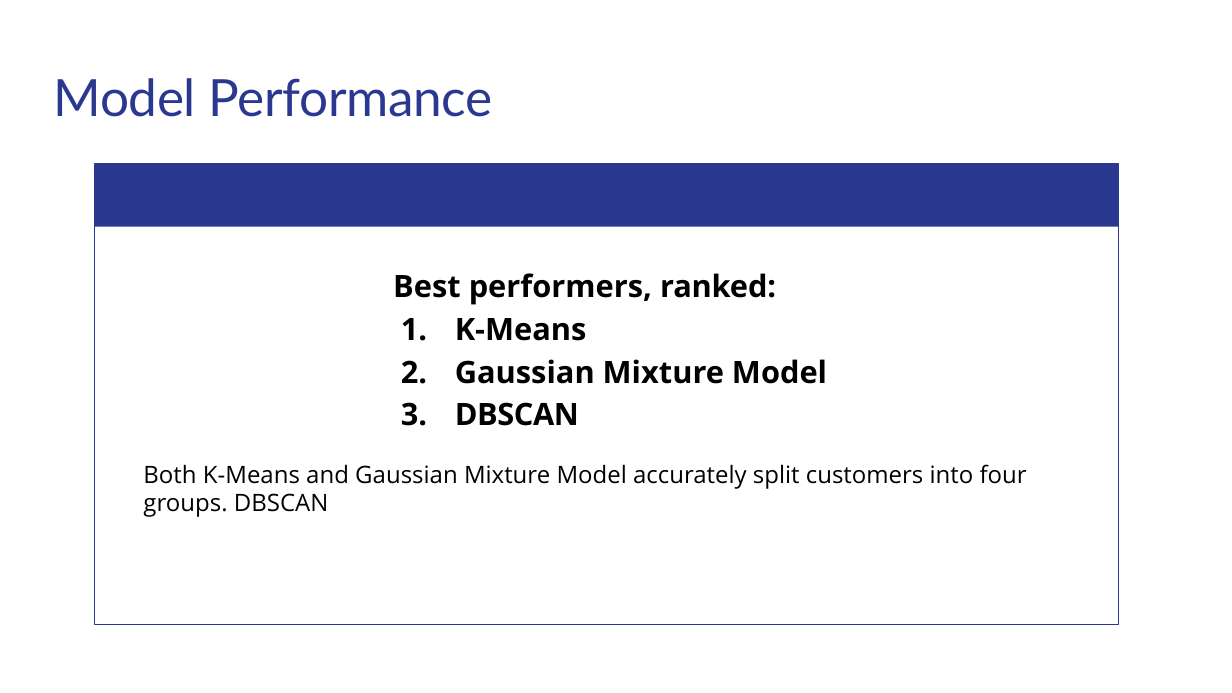
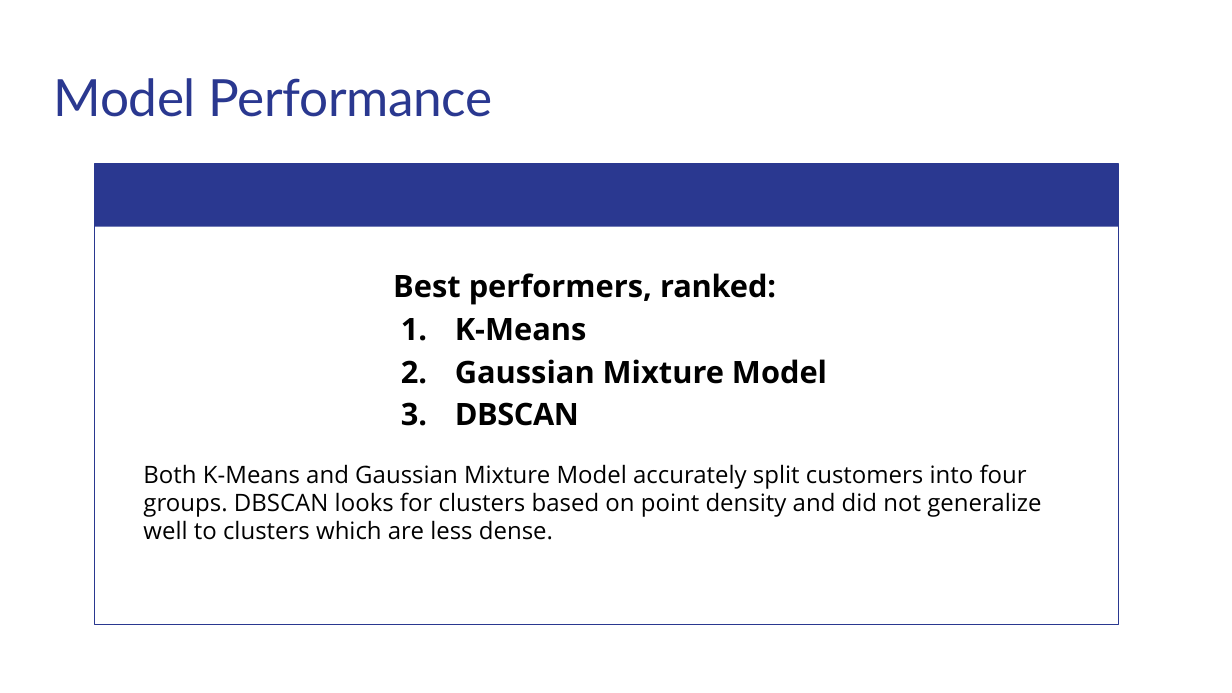
Before and after one commit to matthewshawnkehoe/Data-Science-Projects, a slide deck: slide 21 of Capstone Projects/Capstone_Three_Unsupervised_ML/Classifying_Mall_Customers.pptx. Drawn at 1232x693 pixels with LibreOffice and Linux fonts; fonts in the diff are those of the drawing. Boxes give left, top, right and bottom in pixels: in the first picture for what was removed or moved away, otherwise in the second. Text is boxed around its words. In the diff, an @@ line names an element or a change of style, - is before the commit and + after.

Commit message:
Updated mall customer analysis

```diff
--- a/Capstone Projects/Capstone_Three_Unsupervised_ML/Classifying_Mall_Customers.pptx
+++ b/Capstone Projects/Capstone_Three_Unsupervised_ML/Classifying_Mall_Customers.pptx
@@ text at (x1=143, y1=464, x2=1041, y2=540): text changed @@
-Both K-Means and Gaussian Mixture Model accurately split customers into four groups. DBSCAN
+Both K-Means and Gaussian Mixture Model accurately split customers into four groups. DBSCAN looks for clusters based on point density and did not generalize well to clusters which are less dense.
```
Also in this commit, not shown: 8 other slides changed, 2 slides added.
